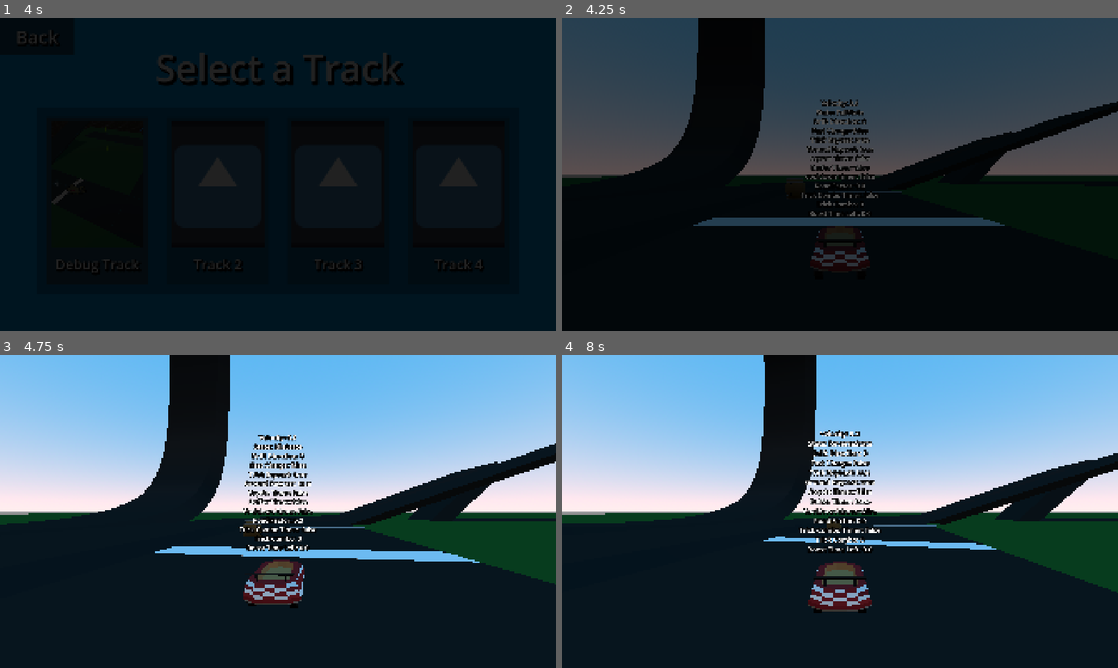
Above: before the commit, frames 1-4 (two rows, left to right).
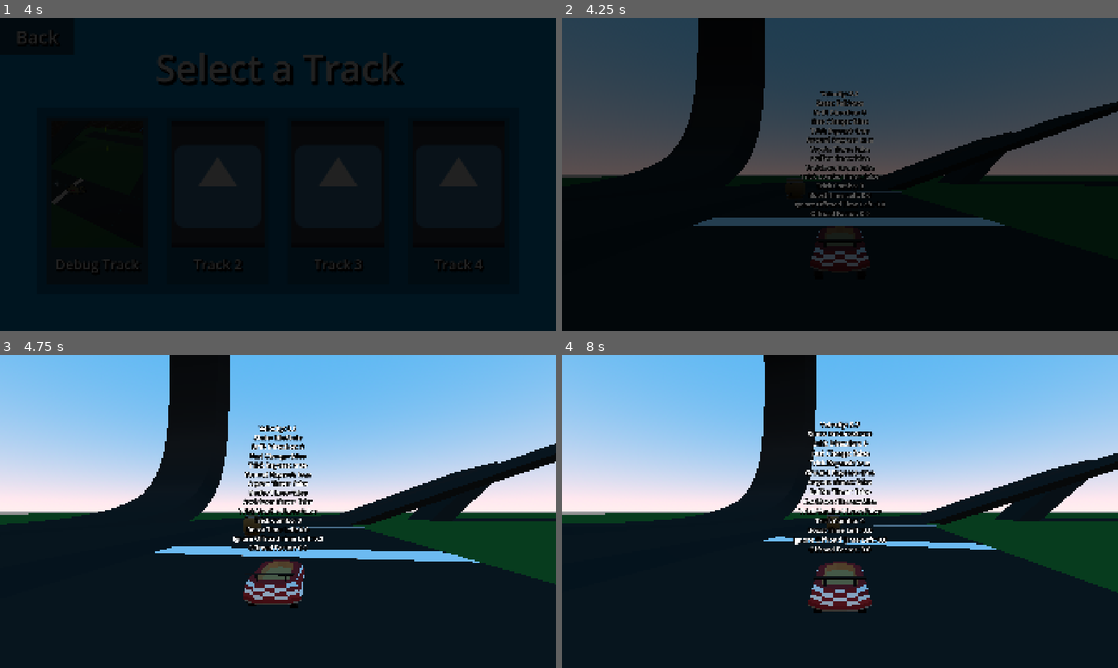
Above: after the commit, the same moments.

Repository: CISC-486-Game-Development-Project/cisc-486-game-development-project
Game: Godot game, scene res://Scenes/Menus/TitleScreen/title_screen.tscn
The game is run twice, just before and just after one commit, with the same random seed, the same clock (stepped at 60 frames per second) and the same inputs. The engine's default icon, where the game draws it, is replaced by a stand-in: a white triangle on a blue panel in a dark square. Sound files missing from this copy of the repository are replaced by a short silence.
Inputs (mouse positions are in pixels of both pictures, inside the frame that each line leads up to):
- Up to frame 1 (4 s): tap Enter at 0.5 s; move the mouse to (400, 158) at 0.52 s; hold D (Right) 0.53-1.25 s; tap Down (CameraDown) at 0.6 s; click (400, 158) at 0.67 s; click "Singleplayer" at 1.25 s; drag from (166, 190) to (250, 237) at 2.02 s; click "Default Character in the Defa…" at 2.75 s; click (100, 199) at 3.5 s
- Up to frame 2 (4.25 s): no input
- Up to frame 3 (4.75 s): move the mouse to (333, 442) at 4.27 s; hold D (Right) from 4.28 s (still down); tap Right (CameraRight) at 4.35 s
- Up to frame 4 (8 s): release D (Right) at 5 s; tap Space at 5, 7.25 s; drag from (812, 574) to (673, 464) at 5.02 s; tap Enter at 5.75 s; move the mouse to (1006, 558) at 5.77 s; hold A (Left) 5.78-6.5 s; hold P (Drift) 5.78-6.5 s; drag from (673, 464) to (756, 433) at 6.52 s; move the mouse to (867, 511) at 7.27 s; hold S (Backward) from 7.28 s (still down); tap Down (CameraDown) at 7.35 s; click (867, 511) at 7.42 s

Frame 1 is identical in both runs. In frame 2, 1.6% of the frame differs, in the area x 41-59%, y 23-64%; in frame 3, 2.2%; in frame 4, 2.4%, in the area x 41-59%, y 21-64%.

Commit message:
Added Offroad Immunity
Boosts are now a RefCounted class with a time and bool for if they grant offroad immunity, handled very similarly to the current boost timer implementation.

Diff:
--- /dev/null
+++ b/Components/Boost/boost.gd
@@ -0,0 +1,9 @@
+class_name Boost
+extends RefCounted
+
+var boost_time: float = 0.0
+var ignore_offroad: bool = false
+
+func _init(_boost_time: float = 0.0, _ignore_offroad: bool = false) -> void:
+	boost_time = _boost_time
+	ignore_offroad = _ignore_offroad
--- a/Components/ObjectProperties/launchable.gd
+++ b/Components/ObjectProperties/launchable.gd
@@ -16,5 +16,5 @@
 
 	if hitter is Kart3D:
 		# Launch object
-		rigid_body_3d.apply_central_impulse(hitter.velocity * 2 + Vector3(0, hitter.velocity.length() / 2, 0))
+		rigid_body_3d.apply_central_impulse(hitter.velocity + Vector3(0, hitter.velocity.length() / 2, 0))
 		rigid_body_3d.angular_velocity += Vector3(randf_range(0, 10), randf_range(0, 10), randf_range(0, 10))
--- a/Components/StateMachine/States/air_trick_state.gd
+++ b/Components/StateMachine/States/air_trick_state.gd
@@ -24,7 +24,7 @@
 	entity.trick_combo_timer.start()
 
 	# Queue boost for when the ground is hit
-	entity.queue_ground_boost(trick_boost_time * (1 + (clampi(entity.trick_combo_level - 1, 0, 5) * trick_boost_combo_multiplier)))
+	entity.queue_ground_boost(Boost.new(trick_boost_time * (1 + (clampi(entity.trick_combo_level - 1, 0, 5) * trick_boost_combo_multiplier))))
 
 func physics_update(_delta: float) -> void:
 	check_transitions()
--- a/Components/StateMachine/States/drift_state.gd
+++ b/Components/StateMachine/States/drift_state.gd
@@ -38,9 +38,9 @@
 	if entity.get_horizontal_velocity().length() > drift_speed_threshold: # No boost if too slow or in offroad
 		# Apply turbo boost
 		match drift_level:
-			1: entity.set_boost(short_turbo_boost_time)
-			2: entity.set_boost(mid_turbo_boost_time)
-			3: entity.set_boost(long_turbo_boost_time)
+			1: entity.set_boost(Boost.new(short_turbo_boost_time))
+			2: entity.set_boost(Boost.new(mid_turbo_boost_time))
+			3: entity.set_boost(Boost.new(long_turbo_boost_time))
 
 	# Reset vars
 	entity.drift_dir = 0
--- a/Components/StateMachine/States/trick_state.gd
+++ b/Components/StateMachine/States/trick_state.gd
@@ -30,7 +30,7 @@
 	entity.trick_combo_timer.start()
 
 	# Queue boost for when the ground is hit
-	entity.queue_ground_boost(trick_boost_time * (1 + (clampi(entity.trick_combo_level - 1, 0, 5) * trick_boost_combo_multiplier)))
+	entity.queue_ground_boost(Boost.new(trick_boost_time * (1 + (clampi(entity.trick_combo_level - 1, 0, 5) * trick_boost_combo_multiplier))))
 
 func physics_update(delta: float) -> void:
 	# Handle hop movement and deceleration
--- a/Entities/Barrel/barrel.tscn
+++ b/Entities/Barrel/barrel.tscn
@@ -108,7 +108,9 @@
 blend_shape_mode = 0
 shadow_mesh = SubResource("ArrayMesh_nffgw")
 
-[sub_resource type="BoxShape3D" id="BoxShape3D_bcedo"]
+[sub_resource type="CylinderShape3D" id="CylinderShape3D_hbay2"]
+height = 1.65
+radius = 0.7
 
 [sub_resource type="BoxShape3D" id="BoxShape3D_wgl67"]
 size = Vector3(1.5, 2, 1.5)
@@ -148,7 +150,7 @@
 mesh = SubResource("ArrayMesh_vyymt")
 
 [node name="CollisionShape3D" type="CollisionShape3D" parent="." unique_id=1607861762]
-shape = SubResource("BoxShape3D_bcedo")
+shape = SubResource("CylinderShape3D_hbay2")
 
 [node name="Hitbox" type="Area3D" parent="." unique_id=1900337708]
 script = ExtResource("1_xp7jd")
--- a/Entities/Kart3D/kart_3d.gd
+++ b/Entities/Kart3D/kart_3d.gd
@@ -1,8 +1,5 @@
 class_name Kart3D
 extends CharacterBody3D
-
-# Enums
-enum TrickType { TRICK, AIR_TRICK }
 
 # Export Vars
 @export_category("Functionality")
@@ -26,10 +23,10 @@
 @export_custom(PROPERTY_HINT_NONE, "suffix:m") var wheel_base: float = 1.5 ## The diameter of the wheels.
 @export var drift_steering_multiplier: float = 1.2 ## The factor by which steer direction is multiplied while drifting.
 
-@export_group("Road Factors") # How much the kart will be affected by the terrain (top speed and accel.)
-@export var road_factor_paved: float = 0.0
-@export var road_factor_offroad: float = 0.6
-@export var road_factor_harsh_offroad: float = 0.8
+@export_group("offroad factors") # How much the kart will be affected by the terrain (top speed and accel.)
+@export var offroad_factor_paved: float = 0.0
+@export var offroad_factor_offroad: float = 0.6
+@export var offroad_factor_harsh_offroad: float = 0.8
 
 @export_group("Sound Effects")
 @export var trick_sfx: Array[AudioStream] ## SFX that will be played during sequentially comboed tricks.
@@ -71,10 +68,10 @@
 var item_request: bool ## Call to use stored item set by an input_manager.
 
 var steering: float ## The intensity of the current steering.
-var road_factor: float ## The intensity of the current road factor.
-
+var offroad_factor: float ## The intensity of the current offroad factor.
+var ignore_offroad_timer: float ## Determines whether speed calculations should ignore offroad currently.
 var boost_timer: float ## The time left in the current boost.
-var boost_queue: Array[float] ## The queue of boosts to be applied once the ground is hit.
+var boost_queue: Array[Boost] ## The queue of boosts to be applied once the ground is hit.
 
 var is_hit: bool ## True when the kart is hit.
 
@@ -115,7 +112,12 @@
 		if boost_timer <= 0: # Stop particles if boost is over
 			boost_particles.emitting = false
 
-	recalculate_road_factor()
+	# Decrement ignore offroad timer when active
+	if ignore_offroad_timer > 0:
+		ignore_offroad_timer -= delta
+
+	# Calculate offroad factor to apply
+	recalculate_offroad_factor()
 
 func _physics_process(delta: float) -> void:
 	## Step 1: Handle Input
@@ -158,7 +160,7 @@
 				set_boost(boost)
 			boost_queue.clear()
 
-	if drift_request:
+	if item_request:
 		pass  ## Block of code will be used to process item if request is passed
 
 	# Apply drag
@@ -233,9 +235,16 @@
 	xform.basis = xform.basis.orthonormalized()
 	return xform
 
-## Calculates the current road_factor based on terrain conditions.
-func recalculate_road_factor() -> void:
-	var total_road_factor: float = 0.0
+## Calculates the current offroad_factor based on terrain conditions.
+func recalculate_offroad_factor() -> void:
+	# Ignore offroad factor if timer running
+	if ignore_offroad_timer > 0.0:
+		if offroad_factor != 0.0:
+			offroad_factor = 0.0
+		return
+
+	# Calculate offroad factor
+	var total_offroad_factor: float = 0.0
 	var wheels_on_ground: int = 0
 
 	if len(wheels) > 0:
@@ -245,27 +254,27 @@
 			if wheel_terrain:
 				wheels_on_ground += 1
 				if wheel_terrain.is_in_group("Paved"):
-					total_road_factor += road_factor_paved
+					total_offroad_factor += offroad_factor_paved
 				elif wheel_terrain.is_in_group("Offroad"):
-					total_road_factor += road_factor_offroad
+					total_offroad_factor += offroad_factor_offroad
 				elif wheel_terrain.is_in_group("Harsh Offroad"):
-					total_road_factor += road_factor_harsh_offroad
+					total_offroad_factor += offroad_factor_harsh_offroad
 	else:
 		# Check ground raycast if no wheels
 		if ground_ray_cast_3d.is_colliding():
 			wheels_on_ground = 1
 			var ground_terrain = ground_ray_cast_3d.get_collider()
 			if ground_terrain.is_in_group("Paved"):
-				total_road_factor += road_factor_paved
+				total_offroad_factor += offroad_factor_paved
 			elif ground_terrain.is_in_group("Offroad"):
-				total_road_factor += road_factor_offroad
+				total_offroad_factor += offroad_factor_offroad
 			elif ground_terrain.is_in_group("Harsh Offroad"):
-				total_road_factor += road_factor_harsh_offroad
-
-	# Set road_factor if different
-	var new_road_factor = total_road_factor / wheels_on_ground if wheels_on_ground > 0 else 0.0
-	if new_road_factor != road_factor:
-		road_factor = new_road_factor
+				total_offroad_factor += offroad_factor_harsh_offroad
+
+	# Set offroad_factor if different
+	var new_offroad_factor = total_offroad_factor / wheels_on_ground if wheels_on_ground > 0 else 0.0
+	if new_offroad_factor != offroad_factor:
+		offroad_factor = new_offroad_factor
 		set_stats()
 
 ###########################
@@ -273,20 +282,22 @@
 ###########################
 
 ## Sets the boost to be active for a set amount of time.
-func set_boost(time: float):
-	boost_timer = max(boost_timer, time)
+func set_boost(boost: Boost):
+	boost_timer = max(boost_timer, boost.boost_time)
+	if boost.ignore_offroad:
+		ignore_offroad_timer = max(ignore_offroad_timer, boost.boost_time)
 	if boost_timer >= 0:
 		boost_particles.emitting = true
 
 ## Queues a boost to be set once the ground is hit.
-func queue_ground_boost(time: float):
-	boost_queue.append(time)
+func queue_ground_boost(boost: Boost):
+	boost_queue.append(boost)
 
 ## Called when the kart is hit. Sets is_hit variable in order to transition to the HitState.
-func hit(hitter: Node, velocity_reduction_factor: float = 0.2, vertical_velocity_impulse: float = 3.0) -> void:
+func hit(hitter: Node, velocity_reduction_factor: float = 0.4, vertical_velocity_impulse: float = 3.0) -> void:
 	# Boost panel hit logic
 	if hitter is BoostPanel:
-		queue_ground_boost(hitter.boost_time)
+		queue_ground_boost(hitter.boost)
 
 	# Normal hit logic
 	else:
@@ -307,11 +318,11 @@
 func set_stats() -> void:
 	## Stat Formulae
 	# Speed
-	top_speed = (20.0 + (kart_stats.base_speed / 2)) * (1 - road_factor)
-	top_reverse_speed = (8.0 + (kart_stats.base_speed / 2)) * (1 - road_factor)
+	top_speed = (20.0 + (kart_stats.base_speed / 2)) * (1 - offroad_factor)
+	top_reverse_speed = (8.0 + (kart_stats.base_speed / 2)) * (1 - offroad_factor)
 
 	# Acceleration
-	acceleration = (12.0 + (kart_stats.base_acceleration * 2)) * (1 - road_factor)
+	acceleration = (12.0 + (kart_stats.base_acceleration * 2)) * (1 - offroad_factor)
 
 	# Boost
 	boost_speed = (top_speed * 1.5) + (kart_stats.base_boost * 1.5)
@@ -389,10 +400,11 @@
 		"Coyote Timer: " + str(trick_coyote_timer.time_left > 0),
 		"Buffer Timer: " + str(trick_buffer_timer.time_left > 0),
 		"Cooldown Timer: " + str(trick_cooldown_timer.time_left > 0),
-		"Road Factor: " + str(road_factor),
 		"Trick Combo Timer: " + str(trick_combo_timer.time_left > 0),
 		"Trick Combo: " + str(str(trick_combo_level) if trick_combo_level <= 4 else str(trick_combo_level) + " (MAX)"),
 		"Boost Time Left: " + str(clamp(round(boost_timer*10)/10, 0, 100)),
+		"Ignore Offroad Time Left: " + str(clamp(round(ignore_offroad_timer*10)/10, 0, 100)),
+		"Offroad Factor: " + str(offroad_factor),
 	]
 
 	# Apply debug texts to label
--- a/Scenes/TrackParts/BoostPanel/boost_panel.gd
+++ b/Scenes/TrackParts/BoostPanel/boost_panel.gd
@@ -1,4 +1,4 @@
 class_name BoostPanel
 extends Node3D
 
-@export var boost_time: float = 1.5 ## The boost time applied to any kart that touches this boost panel.
+var boost: Boost = Boost.new(1.5, true) ## The boost applied to any kart that touches this boost panel.
Not shown, added: Components/Boost/boost.gd.uid
